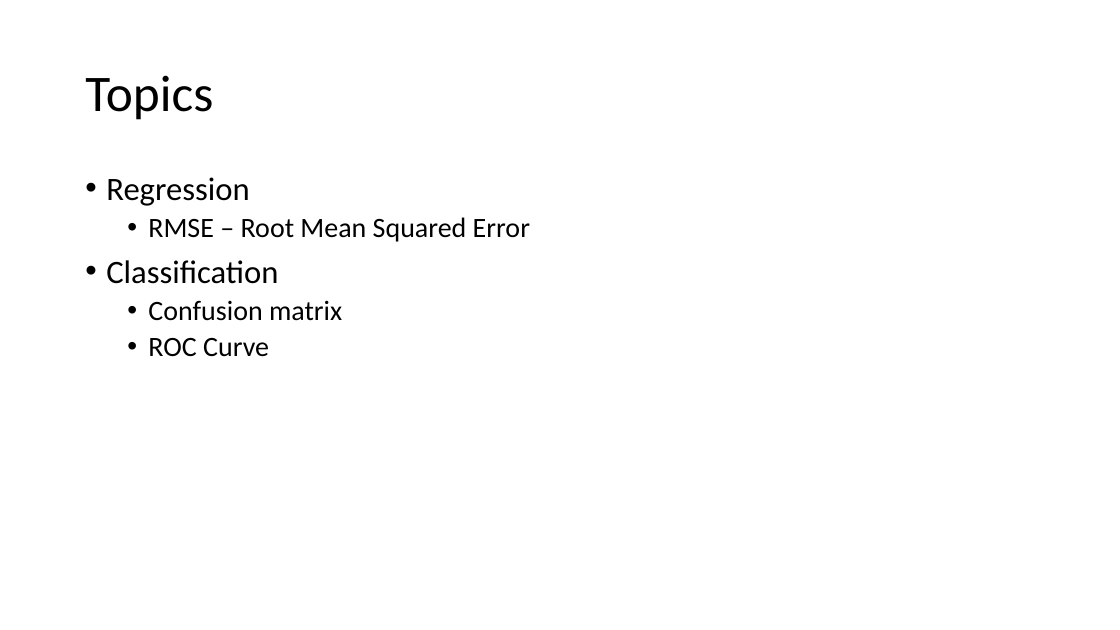
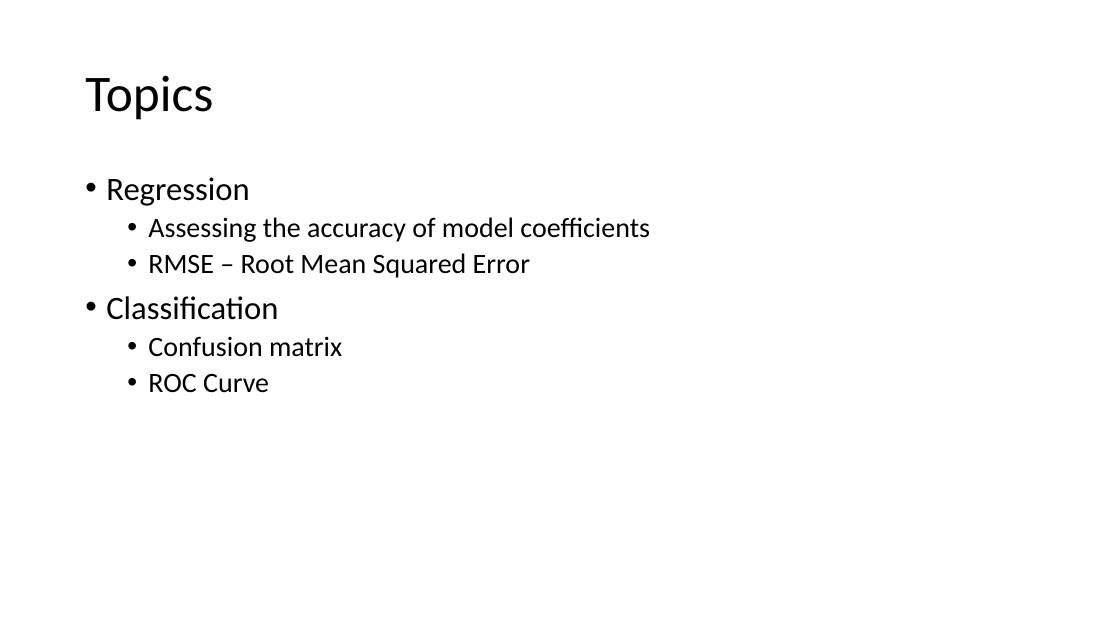
Before and after one commit to jayurbain/DataScienceIntro, a slide deck: slide 2 of slides/07_model_evaluation_and_metrics.pptx. Drawn at 1120x630 pixels with LibreOffice and Linux fonts; fonts in the diff are those of the drawing. Boxes give left, top, right and bottom in pixels: in the first picture for what was removed or moved away, otherwise in the second. Text is boxed around its words. In the diff, an @@ line names an element or a change of style, - is before the commit and + after.

Commit message:
knn, model eval slide updates

```diff
--- a/slides/07_model_evaluation_and_metrics.pptx
+++ b/slides/07_model_evaluation_and_metrics.pptx
@@ text at [148,217,650,242]: paragraph added @@
+  • Assessing the accuracy of model coefficients
```
Also in this commit, not shown: 1 other slide changed, 1 slide added, 4 other files.
